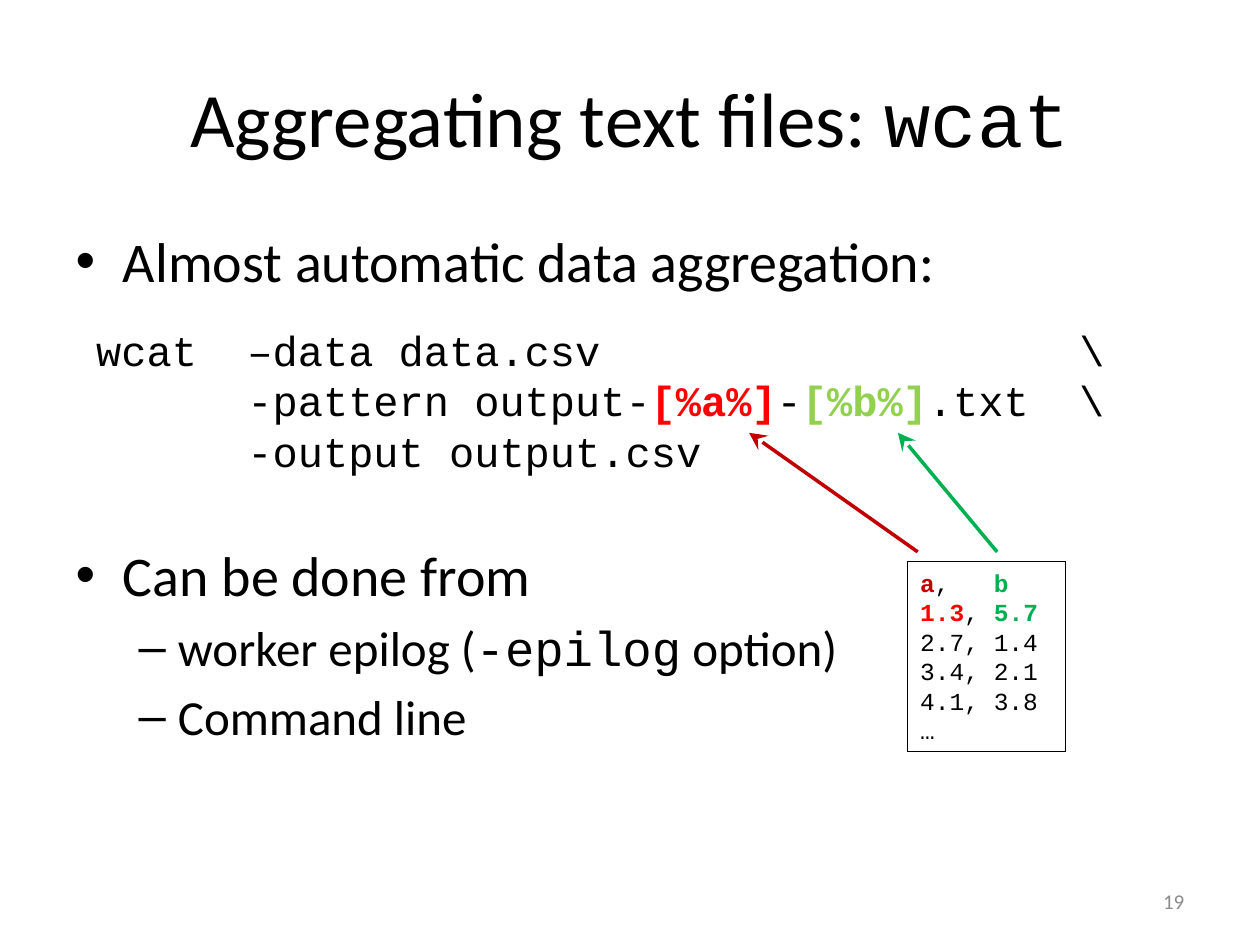
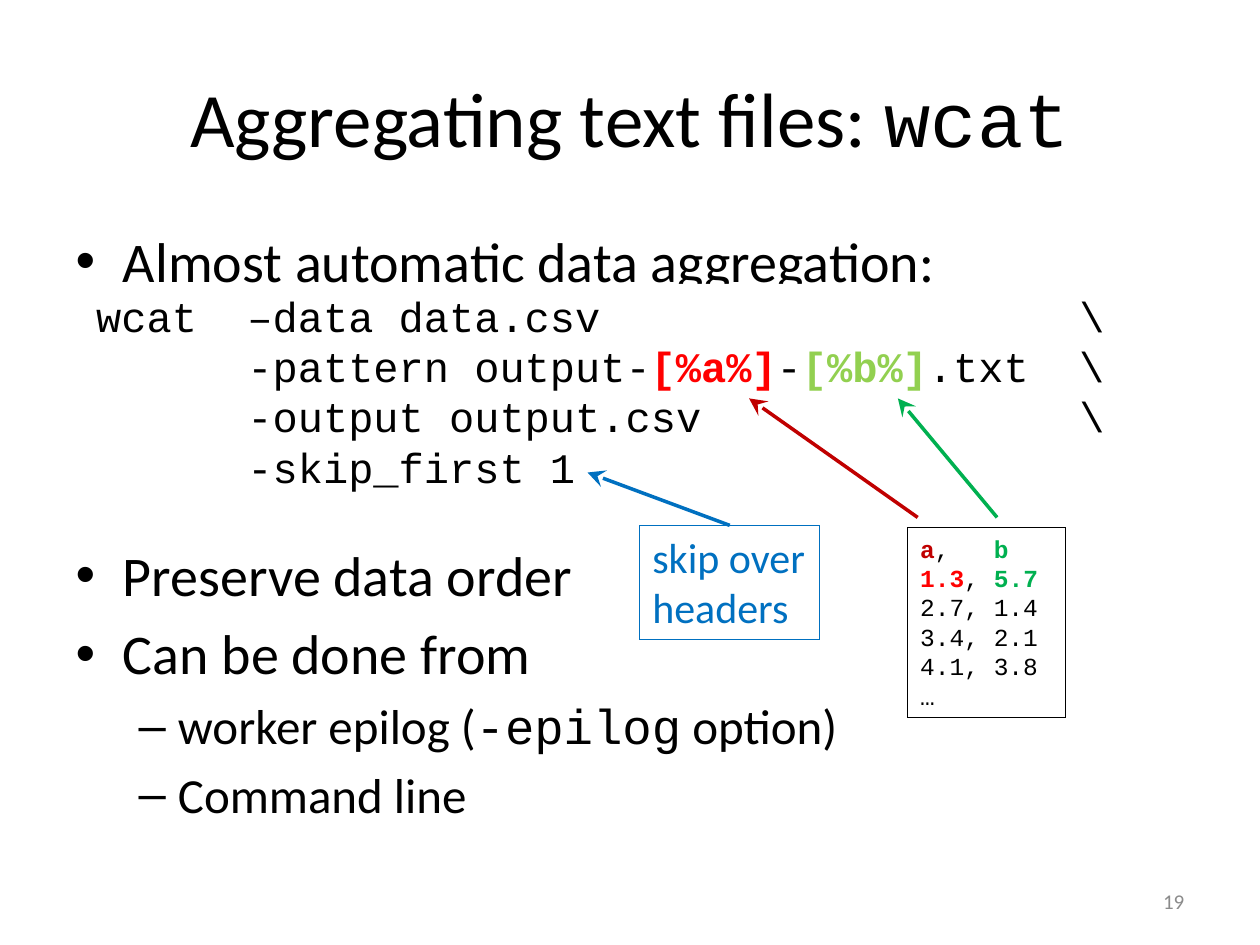
Before and after one commit to gjbex/training-material, a slide deck: slide 19 of Misc/worker_atools.pptx. Drawn at 1260x945 pixels with LibreOffice and Linux fonts; fonts in the diff are those of the drawing. Boxes give left, top, right and bottom in pixels: in the first picture for what was removed or moved away, otherwise in the second. Text is boxed around its words. In the diff, an @@ line names an element or a change of style, - is before the commit and + after.

Commit message:
Add info
* -skip_first option for wcat
* environment variables exposed by worker

```diff
--- a/Misc/worker_atools.pptx
+++ b/Misc/worker_atools.pptx
@@ text "wcat –data data.csv \": place and size @@
-text "wcat –data data.csv \" at box(96, 336, 1028, 476)
+text "wcat –data data.csv \" at box(96, 301, 1028, 492)
@@ text at box(247, 404, 701, 492): text changed @@
--output output.csv
+-output output.csv \
+-skip_first 1
@@ 2 arrows, 1 rectangle: place and size @@
-2 arrows, 1 rectangle at box(748, 433, 1065, 752)
+2 arrows, 1 rectangle at box(748, 398, 1065, 718)
@@ arrow added from (730, 525) to (587, 472), #0070C0 2 pt @@
@@ rectangle added at box(640, 525, 820, 640), outline #0070C0 0.75 pt, 24 pt, text #0070C0 @@
+skip over
+headers
@@ text at box(123, 557, 572, 597): paragraph added @@
+• Preserve data order
```
Also in this commit, not shown: 5 other slides changed, 2 slides added.
